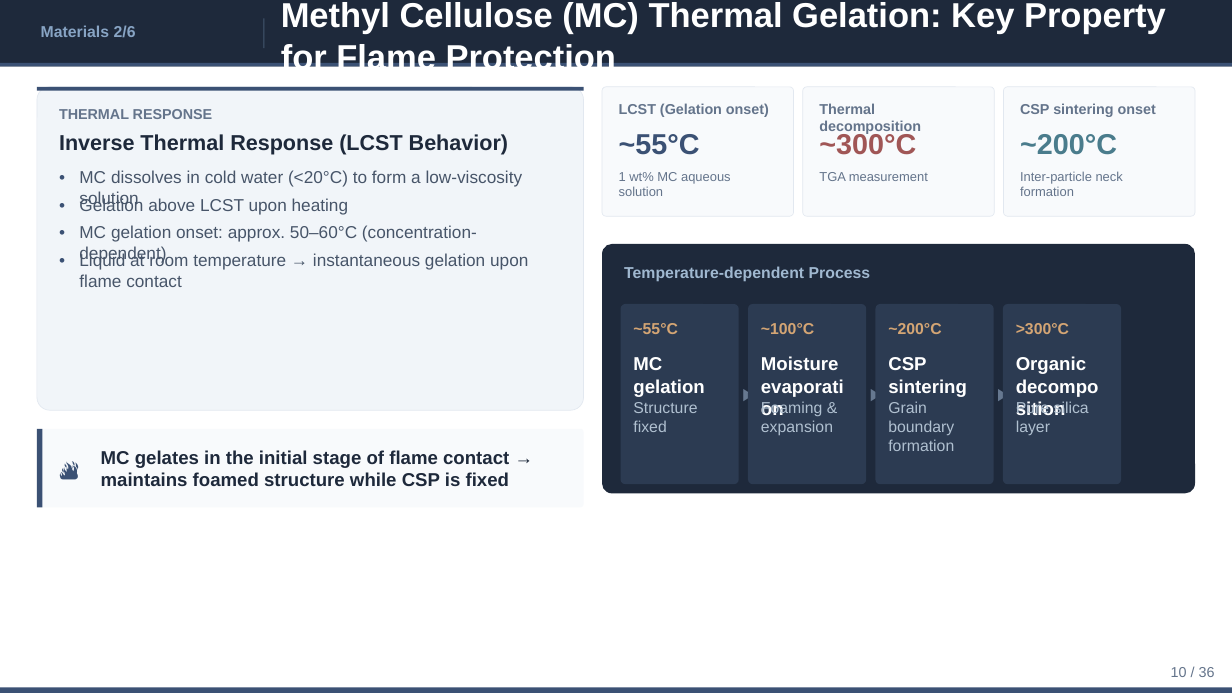
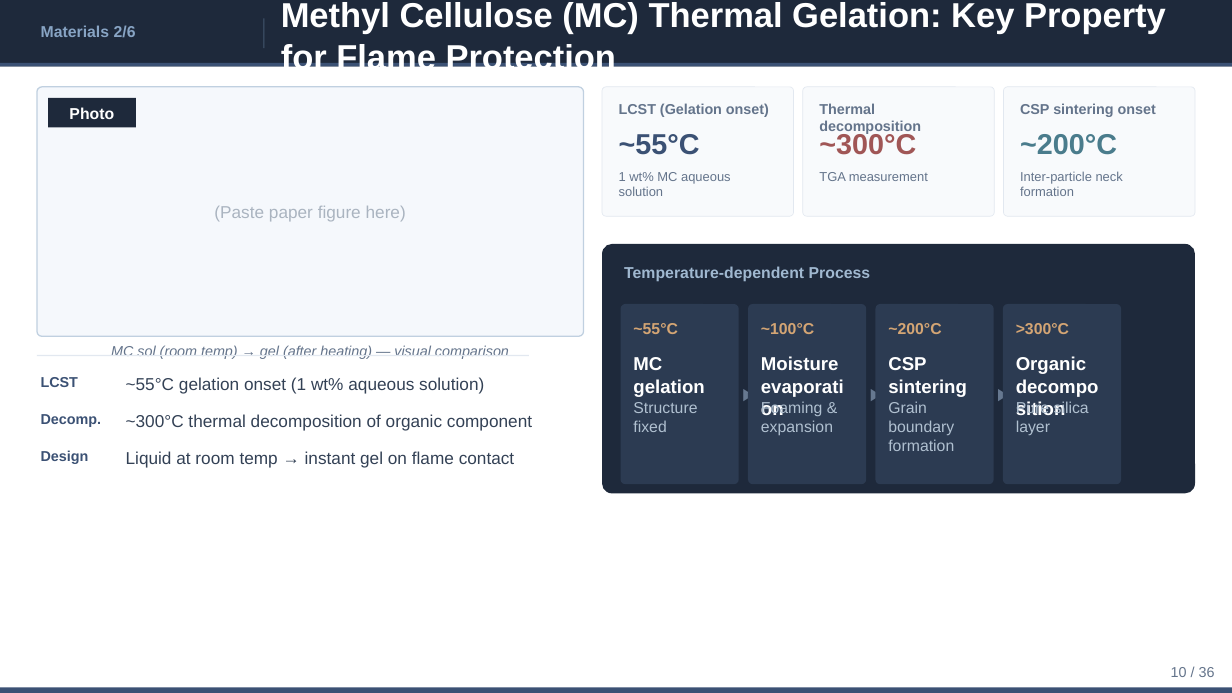
Before and after one commit to ytaisei0525-design/my-first-claude, a slide deck: slide 10 of slides_en.pptx. Drawn at 1232x693 pixels with LibreOffice and Linux fonts; fonts in the diff are those of the drawing. Boxes give left, top, right and bottom in pixels: in the first picture for what was removed or moved away, otherwise in the second. Text is boxed around its words. In the diff, an @@ line names an element or a change of style, - is before the commit and + after.

```diff
--- a/slides_en.pptx
+++ b/slides_en.pptx
@@ rounded rectangle: place and size @@
-rounded rectangle at [37,87,584,410]
+rounded rectangle at [37,87,584,336]
@@ rounded rectangle at [37,87,584,336]: fill #F1F5F9 to #F5F8FC; outline #E2E8F0 0.5 pt to #C0D0E0 1 pt; proportions changed @@
@@ rectangle removed at [37,87,584,91] @@
@@ rectangle added at [48,98,136,128], fill #1E293B @@
@@ text removed at [59,109,213,119] @@
-THERMAL RESPONSE
@@ text added at [69,107,114,119], 12.3 pt, text #FFFFFF, bold @@
+Photo
@@ text removed at [59,134,508,155] @@
-Inverse Thermal Response (LCST Behavior)
@@ text removed at [55,165,74,192] @@
-•
@@ text removed at [79,170,523,187] @@
-MC dissolves in cold water (<20°C) to form a low-viscosity solution
@@ text removed at [55,192,74,220] @@
-•
@@ text removed at [79,197,348,215] @@
-Gelation above LCST upon heating
@@ text added at [214,206,406,222], 13.4 pt, text #AAB4C0 @@
+(Paste paper figure here)
@@ text removed at [55,220,74,248] @@
-•
@@ text removed at [79,225,477,263] @@
-MC gelation onset: approx. 50–60°C (concentration-dependent)
@@ text removed at [55,248,74,275] @@
-•
@@ text removed at [79,252,528,287] @@
-Liquid at room temperature → instantaneous gelation upon flame contact
@@ rectangle added at [37,355,529,356], fill #E2E8F0 @@
@@ text added at [111,345,509,359], 11.2 pt, text #64748B, italic @@
+MC sol (room temp) → gel (after heating) — visual comparison
@@ text added at [41,377,78,387], 11.2 pt, text #3B5174, bold @@
+LCST
@@ text added at [126,377,484,394], 13.4 pt, text #334155 @@
+~55°C gelation onset (1 wt% aqueous solution)
@@ text added at [41,414,101,427], 11.2 pt, text #3B5174, bold @@
+Decomp.
@@ text added at [126,414,532,431], 13.4 pt, text #334155 @@
+~300°C thermal decomposition of organic component
@@ rounded rectangle removed at [37,429,584,507] @@
@@ rectangle removed at [37,429,43,507] @@
@@ text removed at [55,429,92,507] @@
-🔥
@@ text added at [41,450,89,464], 11.2 pt, text #3B5174, bold @@
+Design
@@ text removed at [101,450,509,486] @@
-MC gelates in the initial stage of flame contact → maintains foamed structure while CSP is fixed
@@ text added at [126,451,514,468], 13.4 pt, text #334155 @@
+Liquid at room temp → instant gel on flame contact
```
Also in this commit, not shown: 1 other slide changed, 3 other files.
